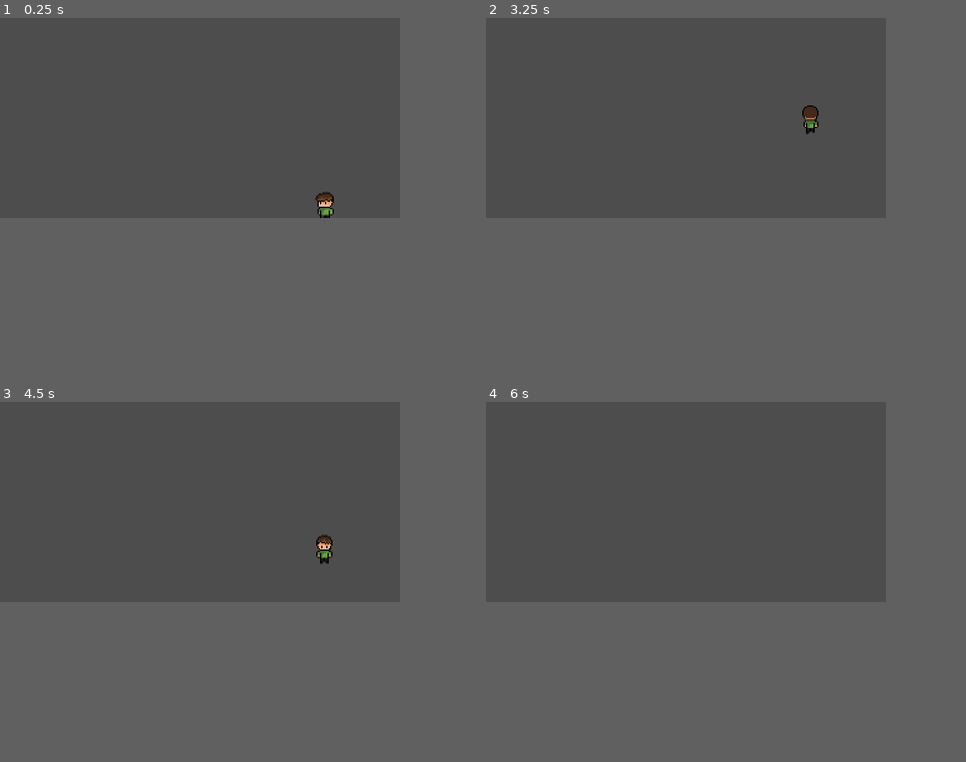
Above: before the commit, frames 1-4 (two rows, left to right).
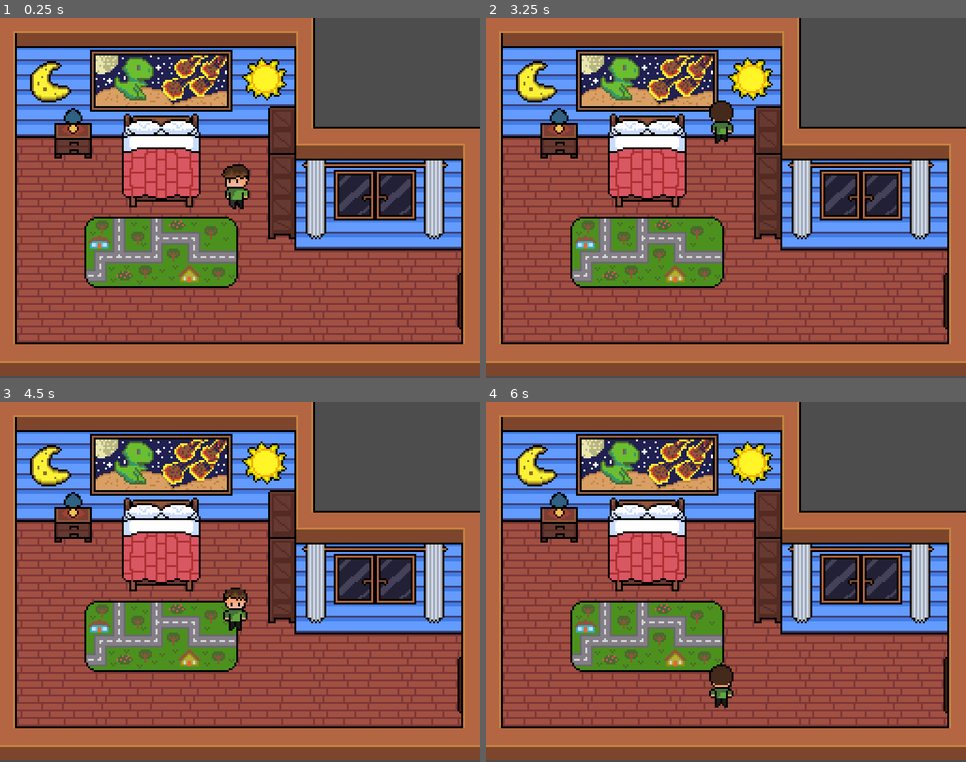
Above: after the commit, the same moments.

Repository: c-salviato/hardwaregame
Game: Godot game, scene res://cenario/node_2d.tscn
Two runs of this game, one before a commit and one after it. Both use one fixed random seed, a clock stepped at 60 frames per second and the inputs below.
Inputs:
- Up to frame 1 (0.25 s): no input
- Up to frame 2 (3.25 s): tap Enter at 0.5 s; hold W (andar_cima) 0.53-1.28 s; tap D (andar_dir) at 0.6, 2.1 s; hold S (andar_baixo) 1.28-2.03 s; tap A (andar_esq) at 1.35, 2.85 s; hold W (andar_cima) from 2.03 s (still down)
- Up to frame 3 (4.5 s): release W (andar_cima) at 3.53 s; hold S (andar_baixo) from 3.53 s (still down); tap D (andar_dir) at 3.6 s; tap A (andar_esq) at 4.35 s
- Up to frame 4 (6 s): tap D (andar_dir) at 5.1 s; tap Space at 5.75 s; release S (andar_baixo) at 5.78 s; hold W (andar_cima) from 5.78 s (still down); tap A (andar_esq) at 5.85 s
In our replay, the window is 640x320 before the commit and 768x576 after it. These sizes can differ from the game's own. Grey fills any space a smaller window leaves; there, only what the larger window draws over its background counts as a difference.

The runs differ from the first frame. In frame 1, 71% of the frame differs, in the area x 0-100%, y 0-100%; in frame 2, 71%; in frame 3, 71%; in frame 4, 71%.

Commit message:
adicionano colisao e o cenário inicial
foi posto colisão no personagem, junto do cenário e as colisões

Diff:
--- a/techquest/cenario/node_2d.tscn
+++ b/techquest/cenario/node_2d.tscn
@@ -1,6 +1,6 @@
 [gd_scene format=3 uid="uid://cwpjjstto1s2x"]
 
-[ext_resource type="Script" uid="uid://dgo3spij7wk43" path="res://cenario/color_rect.gd" id="1_51ff2"]
+[ext_resource type="Texture2D" uid="uid://dkox5lf6xqgd1" path="res://assets/sprites/cenas/lobby/sprite_cena01.png" id="1_51ff2"]
 [ext_resource type="Texture2D" uid="uid://ifsjcqicjosm" path="res://assets/sprites/player/animacoes_player.png" id="1_d6lth"]
 [ext_resource type="Script" uid="uid://ckthv0iplhm21" path="res://cenario/player.gd" id="2_b87gc"]
 
@@ -111,24 +111,84 @@
 "speed": 8.0
 }]
 
+[sub_resource type="RectangleShape2D" id="RectangleShape2D_b87gc"]
+size = Vector2(15, 23)
+
+[sub_resource type="RectangleShape2D" id="RectangleShape2D_el0s4"]
+size = Vector2(247, 20)
+
+[sub_resource type="RectangleShape2D" id="RectangleShape2D_51ff2"]
+size = Vector2(7.5, 191)
+
+[sub_resource type="RectangleShape2D" id="RectangleShape2D_q5nh6"]
+size = Vector2(166.5, 16)
+
+[sub_resource type="RectangleShape2D" id="RectangleShape2D_fpre3"]
+size = Vector2(20, 81.625)
+
+[sub_resource type="RectangleShape2D" id="RectangleShape2D_rpnvy"]
+size = Vector2(99.5, 26)
+
+[sub_resource type="RectangleShape2D" id="RectangleShape2D_d4to0"]
+size = Vector2(21, 114)
+
+[sub_resource type="RectangleShape2D" id="RectangleShape2D_pwvlm"]
+size = Vector2(41, 50)
+
+[sub_resource type="RectangleShape2D" id="RectangleShape2D_5wwro"]
+size = Vector2(20, 15)
+
 [node name="Main" type="Node2D" unique_id=1229129315]
 
-[node name="ColorRect" type="ColorRect" parent="." unique_id=289753600]
-anchors_preset = 15
-anchor_right = 1.0
-anchor_bottom = 1.0
-grow_horizontal = 2
-grow_vertical = 2
-color = Color(0, 1, 0, 1)
-script = ExtResource("1_51ff2")
+[node name="SpriteCena01" type="Sprite2D" parent="." unique_id=1595667187]
+position = Vector2(128, 95)
+texture = ExtResource("1_51ff2")
 
 [node name="Player" type="CharacterBody2D" parent="." unique_id=682922607]
+position = Vector2(126, 90)
 script = ExtResource("2_b87gc")
 
 [node name="Animacao" type="AnimatedSprite2D" parent="Player" unique_id=299651772]
-position = Vector2(260, 150)
-scale = Vector2(1, 0.94531244)
+texture_filter = 1
+position = Vector2(5.9604645e-08, -0.9999994)
+scale = Vector2(0.9375, 0.97265625)
 sprite_frames = SubResource("SpriteFrames_80vwd")
 animation = &"andar_esq"
 
 [node name="Colisao" type="CollisionShape2D" parent="Player" unique_id=2061233470]
+shape = SubResource("RectangleShape2D_b87gc")
+
+[node name="StaticBody2D" type="StaticBody2D" parent="." unique_id=1014752668]
+position = Vector2(-5, 47)
+
+[node name="CollisionShape2D6" type="CollisionShape2D" parent="StaticBody2D" unique_id=1731902977]
+position = Vector2(137.5, 137)
+shape = SubResource("RectangleShape2D_el0s4")
+
+[node name="CollisionShape2D" type="CollisionShape2D" parent="StaticBody2D" unique_id=817933513]
+position = Vector2(9.25, 50)
+shape = SubResource("RectangleShape2D_51ff2")
+
+[node name="CollisionShape2D3" type="CollisionShape2D" parent="StaticBody2D" unique_id=620104067]
+position = Vector2(88, -11)
+shape = SubResource("RectangleShape2D_q5nh6")
+
+[node name="CollisionShape2D2" type="CollisionShape2D" parent="StaticBody2D" unique_id=94896707]
+position = Vector2(159, 13.1875)
+shape = SubResource("RectangleShape2D_fpre3")
+
+[node name="CollisionShape2D4" type="CollisionShape2D" parent="StaticBody2D" unique_id=1406636034]
+position = Vector2(212.75, 44)
+shape = SubResource("RectangleShape2D_rpnvy")
+
+[node name="CollisionShape2D5" type="CollisionShape2D" parent="StaticBody2D" unique_id=1048051956]
+position = Vector2(262.5, 72)
+shape = SubResource("RectangleShape2D_d4to0")
+
+[node name="CollisionShape2D7" type="CollisionShape2D" parent="StaticBody2D" unique_id=413299895]
+position = Vector2(90.5, 9)
+shape = SubResource("RectangleShape2D_pwvlm")
+
+[node name="CollisionShape2D8" type="CollisionShape2D" parent="StaticBody2D" unique_id=1917459364]
+position = Vector2(44, 8.5)
+shape = SubResource("RectangleShape2D_5wwro")
--- a/techquest/project.godot
+++ b/techquest/project.godot
@@ -17,8 +17,8 @@
 
 [display]
 
-window/size/viewport_width=320
-window/size/viewport_height=160
+window/size/viewport_width=256
+window/size/viewport_height=192
 window/stretch/mode="viewport"
 
 [input]
@@ -54,4 +54,5 @@
 
 [rendering]
 
+textures/canvas_textures/default_texture_filter=0
 rendering_device/driver.windows="d3d12"
Not shown, added: techquest/assets/sprites/cenas/lobby/GUI/menu_portal/spritesheet_cpu.png.import
Not shown, added: techquest/assets/sprites/cenas/lobby/GUI/menu_portal/spritesheet_fonte.png.import
Not shown, added: techquest/assets/sprites/cenas/lobby/GUI/menu_portal/spritesheet_gpu.png.import
Not shown, added: techquest/assets/sprites/cenas/lobby/GUI/menu_portal/spritesheet_hd.png.import
Not shown, added: techquest/assets/sprites/cenas/lobby/GUI/menu_portal/spritesheet_motherboard.png.import
Not shown, added: techquest/assets/sprites/cenas/lobby/GUI/menu_portal/spritesheet_ram.png.import
Not shown, added: techquest/assets/sprites/cenas/lobby/objetos_de_cena/spritesheet_portal.png.import
Not shown, added: techquest/assets/sprites/cenas/lobby/sprite_cena01.png.import
